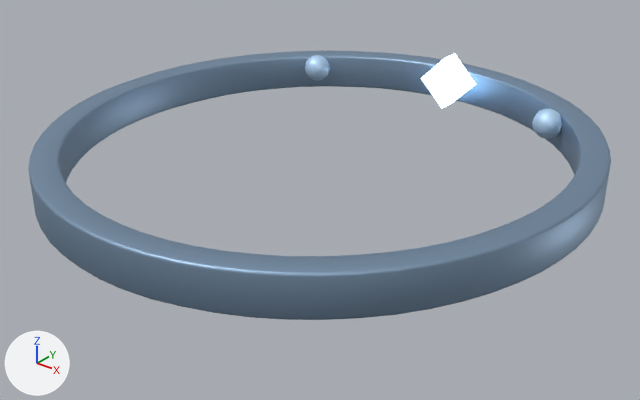
Renders of the glTF model assets/cosmetics/head_anchor.glb from each side of a commit.
Before and after are seen from a 50 mm camera at (2.29, -2.88, 1.99) aimed at (0.05, -0.08, 0.25). Every picture has the same lights, and +X, +Y and +Z are marked at lower left. The first picture is the older version. Vertices at exactly the same position are counted once.
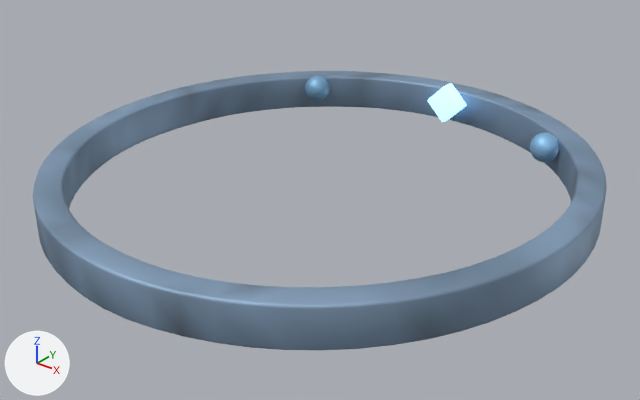
Patch to the scene script:
```diff
--- a/assets/cosmetics/head_anchor.glb.py
+++ b/assets/cosmetics/head_anchor.glb.py
@@ mat_iron @@
 n0 = _N.new('ShaderNodeBsdfPrincipled'); n0.name = 'Principled BSDF'
-n0.inputs[0].default_value = (0.263, 0.38, 0.523, 1.0)  # 'Base Color', blue #8ca6bf
-n0.inputs[1].default_value = 0.75  # 'Metallic'
+n0.inputs[1].default_value = 0.55  # 'Metallic'
+n0.inputs[2].default_value = 0.62  # 'Roughness'
 n1 = _N.new('ShaderNodeOutputMaterial'); n1.name = 'Material Output'
+n2 = _N.new('ShaderNodeVertexColor'); n2.name = 'Color Attribute'
 _L.new(n0.outputs[0], n1.inputs[0])  # 'BSDF' to 'Surface'
+_L.new(n2.outputs[0], n0.inputs[0])  # 'Color' to 'Base Color'
@@ mat_glow @@
 mat_glow.roughness = 0.4
-mat_glow.emission_color = (0.523, 0.748, 1.0)  # blue #bfe0ff
-mat_glow.emission_strength = 3.0
+mat_glow.emission_color = (0.334, 0.664, 1.0)  # blue #9cd5ff
+mat_glow.emission_strength = 1.732
@@ mat_trim @@
 n0 = _N.new('ShaderNodeBsdfPrincipled'); n0.name = 'Principled BSDF'
-n0.inputs[0].default_value = (0.523, 0.748, 1.0, 1.0)  # 'Base Color', blue #bfe0ff
-n0.inputs[1].default_value = 0.45  # 'Metallic'
+n0.inputs[1].default_value = 0.5  # 'Metallic'
 n0.inputs[2].default_value = 0.55  # 'Roughness'
 n1 = _N.new('ShaderNodeOutputMaterial'); n1.name = 'Material Output'
+n2 = _N.new('ShaderNodeVertexColor'); n2.name = 'Color Attribute'
 _L.new(n0.outputs[0], n1.inputs[0])  # 'BSDF' to 'Surface'
+_L.new(n2.outputs[0], n0.inputs[0])  # 'Color' to 'Base Color'
@@ me_cylinder @@
 # used by ob_cylinder; location = (0.0, 0.0, 0.0)
-me_cylinder.from_pydata(...)  # 768 vertices, 1536 faces; spans x -1.22..1.22, y -1.26..1.26, z 0.37..0.55
+me_cylinder.from_pydata(...)  # 768 vertices, 1536 faces; spans x -1.22..1.22, y -1.27..1.26, z 0.25..0.43
+# me_cylinder part 1: the whole mesh is moved by (0.0, 0.0, -0.12)
+# me_cylinder part 2: vertex colours changed
 me_cylinder.materials.append(mat_iron)
@@ me_cube @@
 # used by ob_cube; location = (0.0, 0.0, 0.0)
-me_cube.from_pydata(...)  # 8 vertices, 12 faces; spans x -0.141..0.141, y 1.02..1.12, z 0.359..0.641
+me_cube.from_pydata(...)  # 56 vertices, 108 faces; spans x -0.102..0.102, y 1.03..1.11, z 0.278..0.482
+# me_cube part 3: 8 vertices removed from x -0.141..0.141, y 1.02..1.12, z 0.359..0.641; 56 vertices added at x -0.102..0.102, y 1.03..1.11, z 0.278..0.482
 me_cube.materials.append(mat_glow)
@@ me_sphere @@
 # used by ob_sphere; location = (0.0, 0.0, 0.0)
-me_sphere.from_pydata(...)  # 86 vertices, 168 faces; spans x -0.7593..-0.6193, y 0.7484..0.8884, z 0.43..0.57
+me_sphere.from_pydata(...)  # 86 vertices, 168 faces; spans x -0.7593..-0.6193, y 0.7484..0.8884, z 0.31..0.45
+# me_sphere part 4: the whole mesh is moved by (0.0, 0.0, -0.12)
 me_sphere.materials.append(mat_trim)
@@ me_sphere_001 @@
 # used by ob_sphere_001; location = (0.0, 0.0, 0.0)
-me_sphere_001.from_pydata(...)  # 86 vertices, 168 faces; spans x 0.6193..0.7593, y 0.7484..0.8884, z 0.43..0.57
+me_sphere_001.from_pydata(...)  # 86 vertices, 168 faces; spans x 0.6193..0.7593, y 0.7484..0.8884, z 0.31..0.45
+# me_sphere_001 part 5: the whole mesh is moved by (0.0, 0.0, -0.12)
 me_sphere_001.materials.append(mat_trim)
```

Pixel boxes (x1, y1, x2, y2) of what changed, in the pictures (640 x 400 px; the box of a moved part takes in the faces that stretch with it):
'Cylinder', recoloured, moved
    before: (28, 51, 611, 320)
    after: (33, 71, 607, 350)
'Cube', recoloured, surface changed, reshaped (29% narrower, 30% shorter)
    before: (421, 53, 476, 109)
    after: (427, 83, 466, 122)
'Sphere.001', recoloured, moved
    before: (532, 109, 562, 139)
    after: (530, 133, 559, 162)
'Sphere', recoloured, moved
    before: (305, 55, 330, 81)
    after: (305, 76, 329, 101)
part 1 of me_cylinder, moved or reshaped
    before: (28, 51, 611, 320)
    after: (33, 71, 607, 350)
